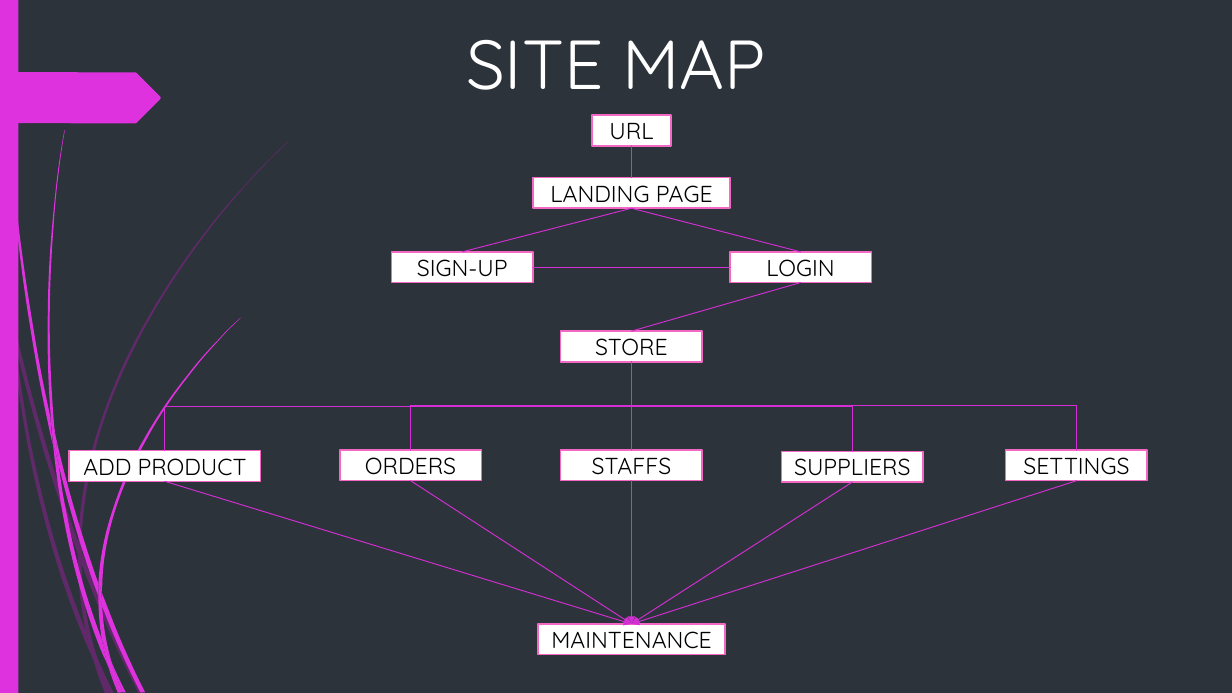
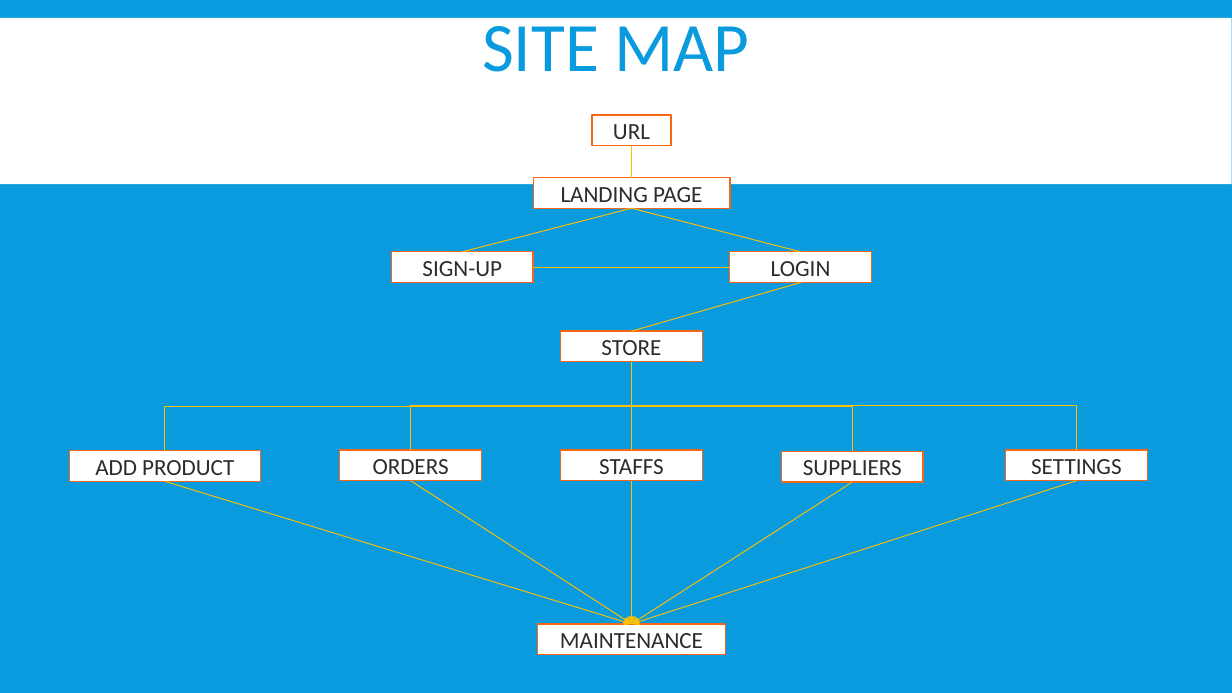
Before and after one commit to abcereno/miniproject1, a slide deck: slide 10 of MINI PROJECT 1 final.pptx. Drawn at 1232x693 pixels with LibreOffice and Linux fonts; fonts in the diff are those of the drawing. Boxes give left, top, right and bottom in pixels: in the first picture for what was removed or moved away, otherwise in the second. Text is boxed around its words. In the diff, an @@ line names an element or a change of style, - is before the commit and + after.

```diff
--- a/MINI PROJECT 1 final.pptx
+++ b/MINI PROJECT 1 final.pptx
@@ background #2C333A to #099BDD @@
@@ rectangle removed at [0, 0, 18, 693] @@
@@ rectangle added at [0, 18, 1232, 184], fill #FFFFFF @@
@@ title "SITE MAP" at [482, 13, 750, 72]: font Quicksand to Calibri, text colour #FFFFFF to #099BDD; line spacing 1 to 0.85; vertical alignment top to middle @@
@@ freeform shape removed at [0, 72, 161, 123] @@
@@ line (631, 146) - (631, 177): stroke #D430D4 0.75 pt to #FFC000 0.75 pt @@
@@ line (631, 208) - (462, 252): stroke #D430D4 0.75 pt to #FFC000 0.75 pt @@
@@ line (631, 208) - (801, 252): stroke #D430D4 0.75 pt to #FFC000 0.75 pt @@
@@ line (533, 267) - (730, 267): stroke #D430D4 0.75 pt to #FFC000 0.75 pt @@
@@ line (801, 283) - (631, 331): stroke #D430D4 0.75 pt to #FFC000 0.75 pt @@
@@ elbow line (631, 362) - (165, 451): stroke #D430D4 0.75 pt to #FFC000 0.75 pt @@
@@ elbow line (631, 362) - (410, 450): stroke #D430D4 0.75 pt to #FFC000 0.75 pt @@
@@ elbow line (631, 362) - (631, 450): stroke #D430D4 0.75 pt to #FFC000 0.75 pt @@
@@ elbow line (631, 362) - (853, 451): stroke #D430D4 0.75 pt to #FFC000 0.75 pt @@
@@ elbow line (631, 362) - (1077, 450): stroke #D430D4 0.75 pt to #FFC000 0.75 pt @@
@@ arrow (165, 482) - (631, 624): stroke #D430D4 0.75 pt to #FFC000 0.75 pt @@
@@ arrow (410, 481) - (631, 624): stroke #D430D4 0.75 pt to #FFC000 0.75 pt @@
@@ arrow (631, 481) - (631, 624): stroke #D430D4 0.75 pt to #FFC000 0.75 pt @@
@@ arrow (853, 482) - (631, 624): stroke #D430D4 0.75 pt to #FFC000 0.75 pt @@
@@ arrow (1077, 481) - (631, 624): stroke #D430D4 0.75 pt to #FFC000 0.75 pt @@
@@ font Quicksand to Calibri, text colour #000000 to #2C2C2C; outline #F268C2 1.25 pt to #F56617 1 pt in 11 elements at [592, 116, 672, 146], [533, 177, 730, 208], [392, 252, 533, 283], [730, 252, 872, 283], [561, 331, 702, 361], [1006, 450, 1147, 481], [340, 450, 482, 481], [782, 451, 923, 482], [69, 451, 261, 482], [561, 450, 702, 481], [538, 624, 726, 654] @@
@@ group removed at [0, 141, 288, 693]: 10 freeform shapes @@
@@ group removed at [3, 0, 240, 693]: 12 freeform shapes @@
```
Also in this commit, not shown: 19 other slides changed, 2 slides added, 1 slide removed.
